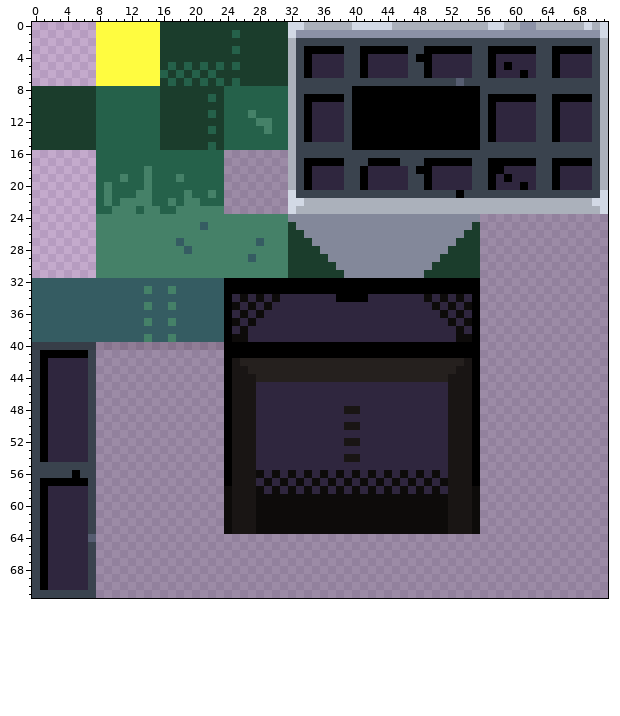
File history of a sprite sheet, assets/images/collision_tilemap.png. The first picture shows the starting point.
The file is 72x72 pixels. Colours within 5 levels of each other are drawn and written as one.
Now the later version:
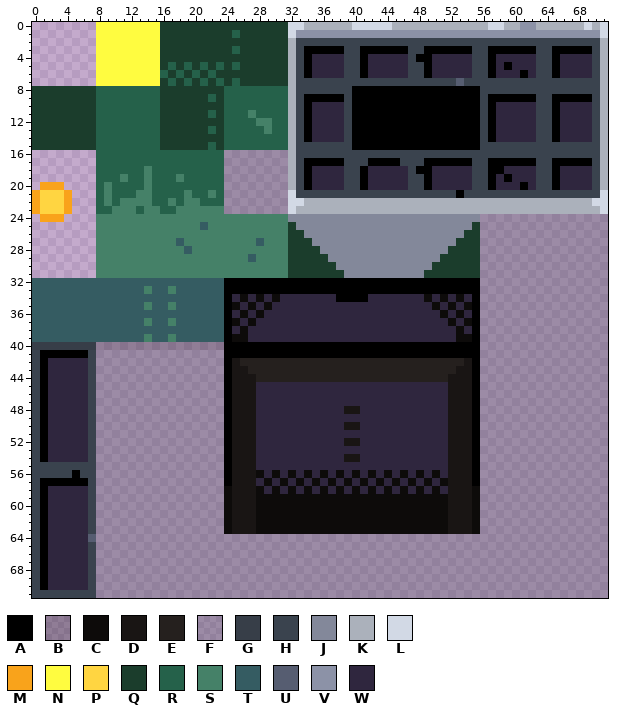
Palette (. is transparent): A #000000  B #06060846  C #0d0b0a  D #191514  E #25201e  F #33394146  G #373e48  H #3a434e  J #83889a  K #abb1bb  L #d2d9e5  M #f9a31b  N #fffc40  P #ffd541  Q #1b3d2c  R #25614a  S #458168  T #355c62  U #565d71  V #8c92a7  W #2f263e
Diff:
Colour M is added in row 20 at x 1 to 3; in rows 21 to 23 at x 0 and 4; in row 24 at x 1 to 3.
Colour P is added in rows 21 to 23 at x 1 to 3.
Where, in picture pixels (left, top, right, bottom), the same in both pictures:
added: (32, 182, 72, 222)
